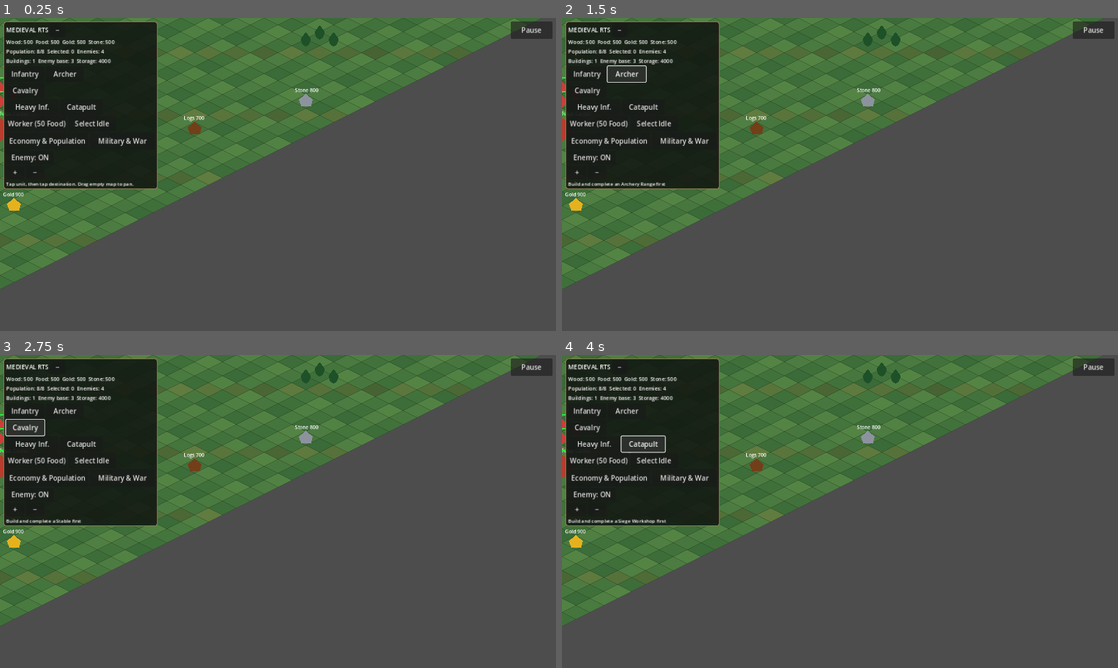
Above: before the commit, frames 1-4 (two rows, left to right).
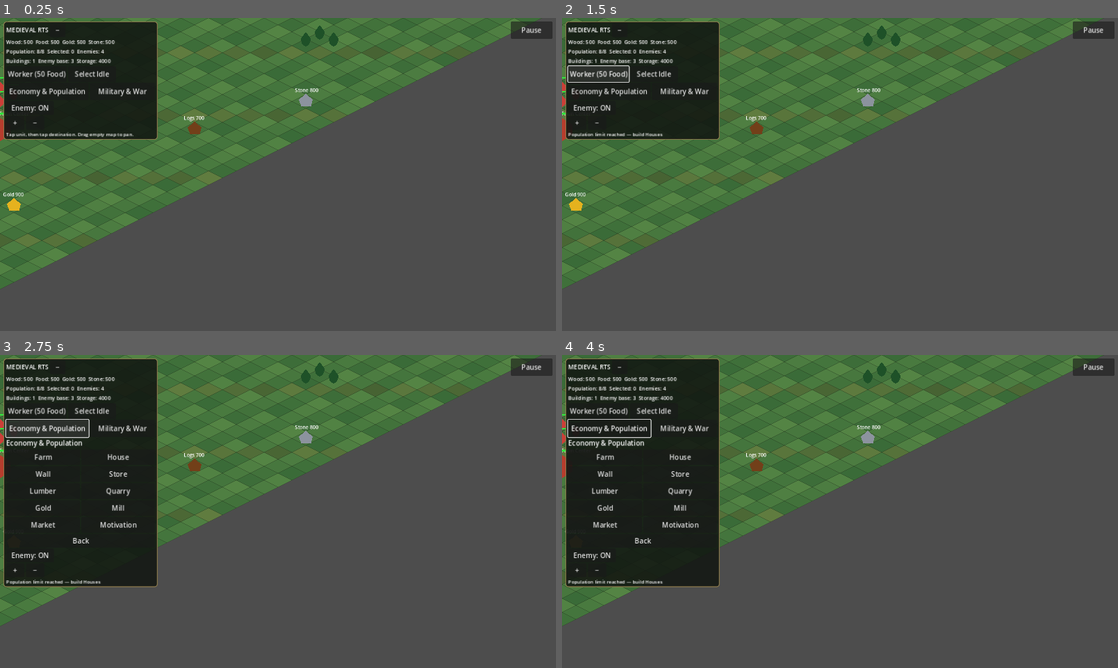
Above: after the commit, the same moments.

Repository: noub1234567-cmd/Medieval-RTS-Test
Game: Godot game, scene res://scenes/main.tscn
Two runs of this game, one before a commit and one after it. Both use one fixed random seed, a clock stepped at 60 frames per second and the inputs below.
Inputs (mouse positions are in pixels of both pictures, inside the frame that each line leads up to):
- Up to frame 1 (0.25 s): no input
- Up to frame 2 (1.5 s): click (589, 74) at 0.5 s, where only the run before the commit has a clickable "Infantry"; click (628, 74) at 1.25 s, where only the run before the commit has a clickable "Archer"
- Up to frame 3 (2.75 s): click (27, 426) at 2 s, where only the run before the commit has a clickable "Cavalry"
- Up to frame 4 (4 s): click (595, 442) at 2.75 s, where only the run before the commit has a clickable "Heavy Inf."; click (645, 442) at 3.5 s, where only the run before the commit has a clickable "Catapult"

The runs differ from the first frame. In frame 1, 5.5% of the frame differs, in the area x 0-29%, y 16-55%; in frame 2, 5.6%; in frame 3, 7.5%; in frame 4, 7.6%, in the area x 0-29%, y 16-75%.

Commit message:
Remove obsolete unit recruitment HUD buttons

Diff:
--- a/scripts/game.gd
+++ b/scripts/game.gd
@@ -765,40 +765,6 @@
 	status_label=Label.new()
 	status_label.add_theme_font_size_override("font_size",12)
 	v.add_child(status_label)
-	var recruit_row:=HBoxContainer.new()
-	recruit_row.add_theme_constant_override("separation",3)
-	v.add_child(recruit_row)
-	var recruit:=Button.new()
-	recruit.text="Infantry"
-	recruit.custom_minimum_size=Vector2(88,36)
-	recruit.pressed.connect(recruit_soldier)
-	recruit_row.add_child(recruit)
-	var recruit_archer_button:=Button.new()
-	recruit_archer_button.text="Archer"
-	recruit_archer_button.custom_minimum_size=Vector2(88,36)
-	recruit_archer_button.pressed.connect(recruit_archer)
-	recruit_row.add_child(recruit_archer_button)
-	var cavalry_row:=HBoxContainer.new()
-	cavalry_row.add_theme_constant_override("separation",3)
-	v.add_child(cavalry_row)
-	var recruit_cavalry_button:=Button.new()
-	recruit_cavalry_button.text="Cavalry"
-	recruit_cavalry_button.custom_minimum_size=Vector2(88,36)
-	recruit_cavalry_button.pressed.connect(recruit_cavalry)
-	cavalry_row.add_child(recruit_cavalry_button)
-	var heavy_infantry_row:=HBoxContainer.new()
-	heavy_infantry_row.add_theme_constant_override("separation",3)
-	v.add_child(heavy_infantry_row)
-	var recruit_heavy_infantry_button:=Button.new()
-	recruit_heavy_infantry_button.text="Heavy Inf."
-	recruit_heavy_infantry_button.custom_minimum_size=Vector2(120,36)
-	recruit_heavy_infantry_button.pressed.connect(recruit_heavy_infantry)
-	heavy_infantry_row.add_child(recruit_heavy_infantry_button)
-	var recruit_catapult_button:=Button.new()
-	recruit_catapult_button.text="Catapult"
-	recruit_catapult_button.custom_minimum_size=Vector2(100,36)
-	recruit_catapult_button.pressed.connect(recruit_catapult)
-	heavy_infantry_row.add_child(recruit_catapult_button)
 	var worker_row:=HBoxContainer.new()
 	worker_row.add_theme_constant_override("separation",3)
 	v.add_child(worker_row)
